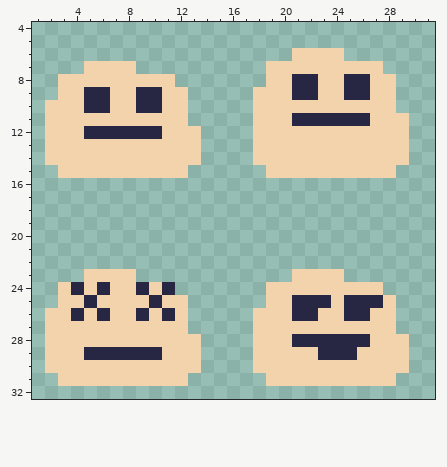
One commit to this pixel-art sprite: TacTic/Art/BenjaminEverson.png. Above: the version before the commit.
The file is 64x64 pixels. Shown: x 1..31, y 4..32.
New version:
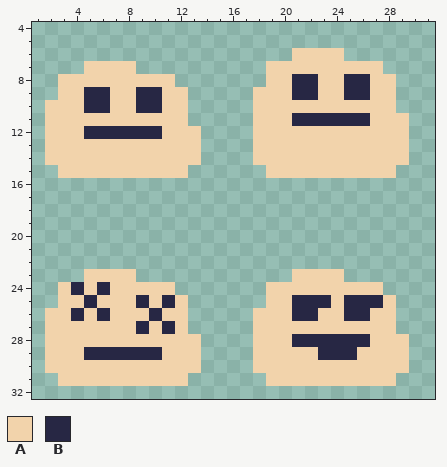
Palette (. is transparent): A #f2d3ab  B #272744
Commit message: Improved hurt animation sprite
From old to new:
y 24: x 9 B -> A; x 11 B -> A
y 25: x 9..11 ABA -> BAB
y 26: x 9..11 BAB -> ABA
y 27: x 9 A -> B; x 11 A -> B
Boxes around the changes in both pictures, in picture pixels (x1, y1, x2, y2):
changed: (136, 282, 175, 334)
